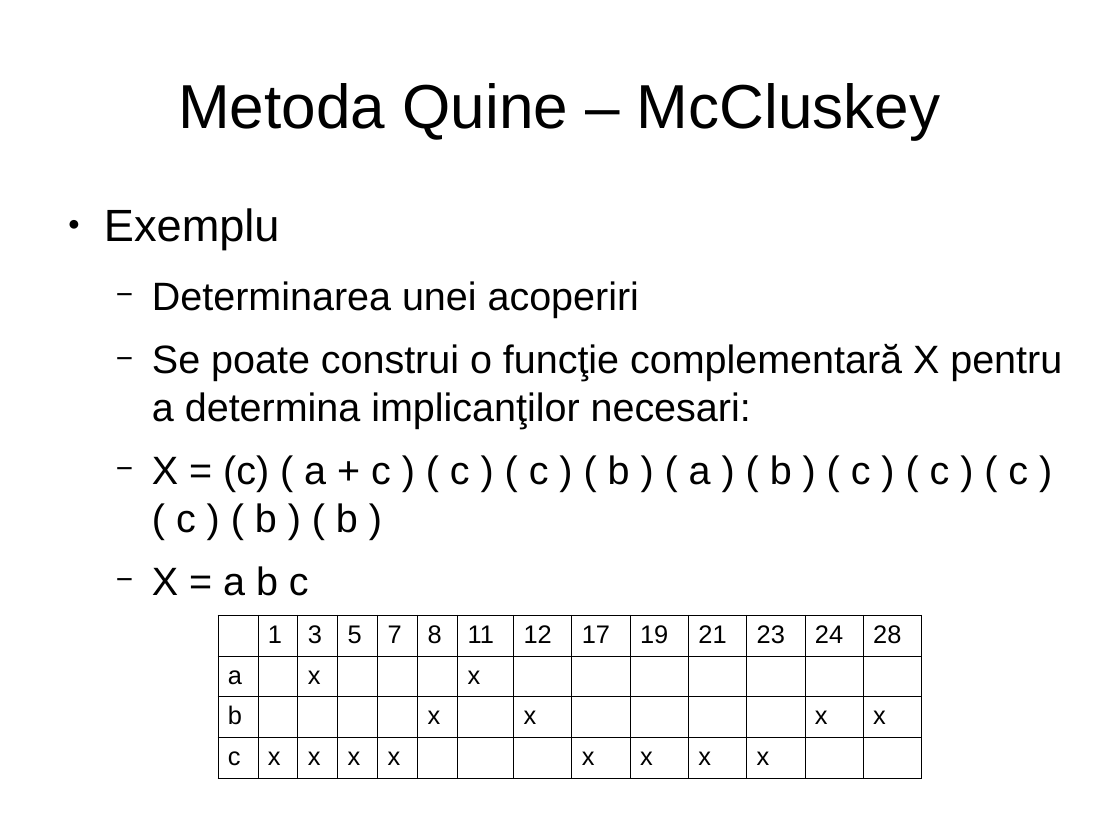
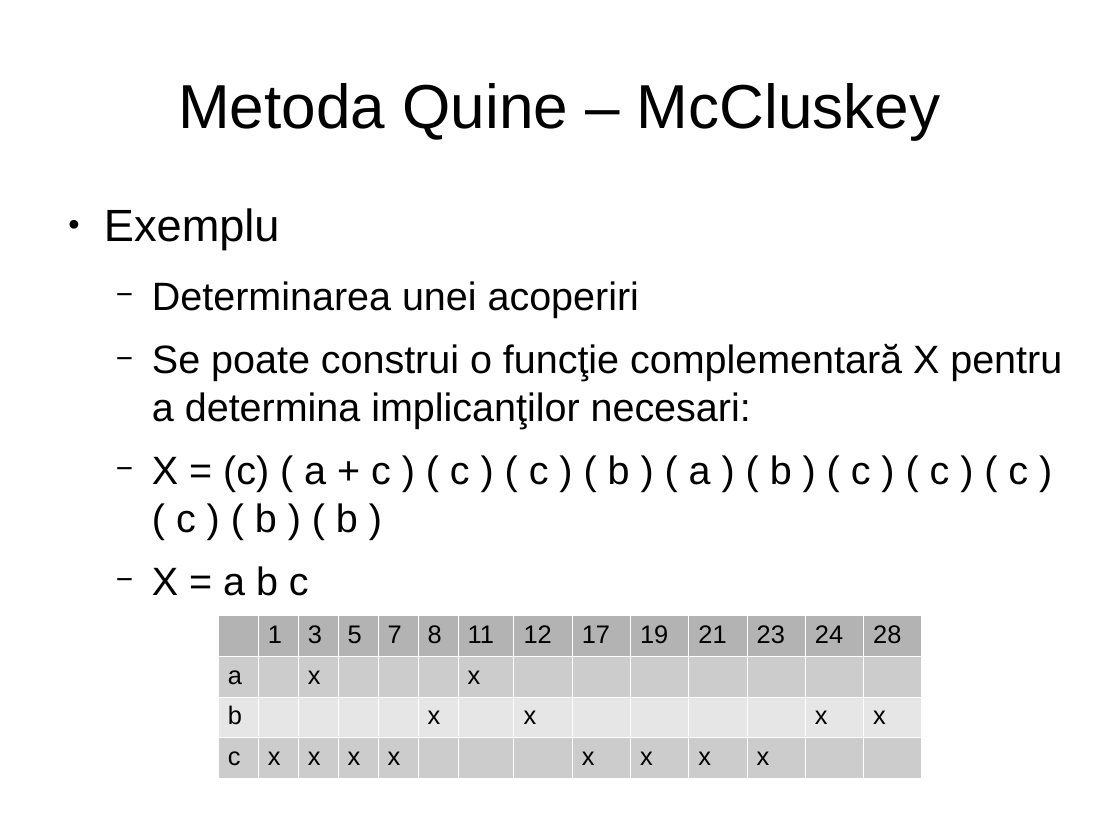
Before and after one commit to botondkirei/Suport_HDL, a slide deck: slide 21 of Curs_3_Minimizarea_logica/FunctiiLogice2.3.odp. Drawn at 1120x840 pixels with LibreOffice and Linux fonts; fonts in the diff are those of the drawing. Boxes give left, top, right and bottom in pixels: in the first picture for what was removed or moved away, otherwise in the second. Text is boxed around its words. In the diff, an @@ line names an element or a change of style, - is before the commit and + after.

```diff
--- a/Curs_3_Minimizarea_logica/FunctiiLogice2.3.odp
+++ b/Curs_3_Minimizarea_logica/FunctiiLogice2.3.odp
@@ table at (219,616,918,771) @@
@@ fill none to #B3B3B3 in 13 cells @@
@@ fill none to #CCCCCC in 12 cells @@
@@ fill none to #E6E6E6 in 5 cells @@
@@ borders changed @@
```
Also in this commit, not shown: 18 other slides changed, 7 other files.
